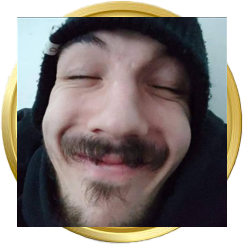
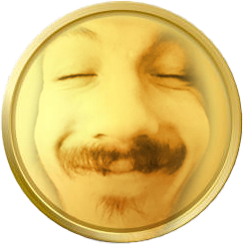
Comparing the layer stacks of the two 244px x 244px images. Changes:
added group "Group 1" (multiply) with 3 layers above "Layer 2" over [17, 9, 227, 244]
moved "Layer 2 copy" into group "Group 1", painted on it, masked it over [17, 9, 227, 244]
hid "Layer 2" over [17, 17, 227, 227]
